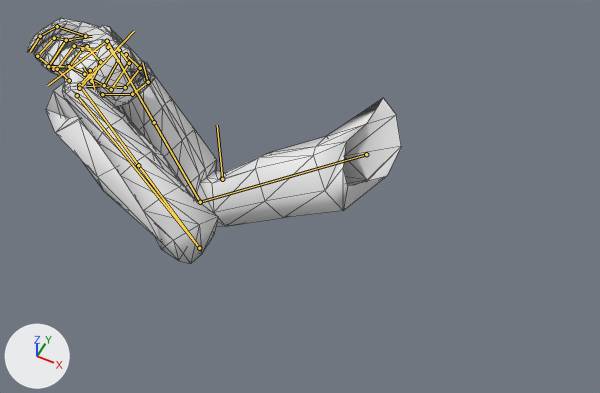
An edit to the glTF model assets/models/princess_viewmodel.glb, drawn before and after from the same camera.
One viewpoint serves both versions: a 50 mm lens placed at (4.35, -6.37, 7.2), pointed at (1.15, 0.03, -0.8). Every picture has the same lights, and +X, +Y and +Z are marked at lower left. The first picture is the older version. Both versions are drawn at frame 18 of the action 'light_attack_01'; the numbers are the values there. The bones that change, and the others that lie on the model, are drawn over the model as lines. Mesh edges are drawn as thin lines.

In view in the first picture: 'arms_mesh'.
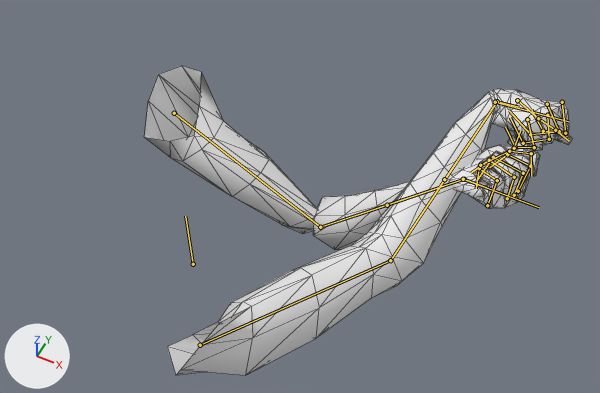
What the commit changed:
Bone 'root' (bone_root) moves from (0.0, 0.0, 0.0) to (0.9, -0.81, 0.0).
Bone 'root' (bone_root) turns from (0, 10, 0) to (0, -53, 0) degrees about its own x, y and z.
Bone 'bicep.l' (bone_bicep_l) turns from (-31, 18, -131) to (59, 37, -31) degrees about its own x, y and z.
Bone 'forearm.l' (bone_forearm_l) turns from (85, 48, -74) to (-34, 154, -1) degrees about its own x, y and z.
Bone 'forearm.Twist0.l' (bone_forearm_twist0_l) turns from (0, -38, 0) to (0, 40, 0) degrees about its own x, y and z.
Bone 'forearm.Twist1.l' (bone_forearm_twist1_l) turns from (0, -38, 0) to (0, 40, 0) degrees about its own x, y and z.
Bone 'wrist.l' (bone_wrist_l) turns from (32, -114, 46) to (104, 48, 104) degrees about its own x, y and z.
Bone 'bicep.r' (bone_bicep_r) turns from (-3, -58, 103) to (88, -22, 13) degrees about its own x, y and z.
Bone 'forearm.r' (bone_forearm_r) turns from (37, -1, 4) to (-7, 0, -1) degrees about its own x, y and z.
Bone 'forearm.Twist0.r' (bone_forearm_twist0_r) turns from (0, 11, 0) to (0, -19, 0) degrees about its own x, y and z.
Bone 'forearm.Twist1.r' (bone_forearm_twist1_r) turns from (0, 11, 0) to (0, -19, 0) degrees about its own x, y and z.
Bone 'wrist.r' (bone_wrist_r) turns from (-125, 28, -43) to (30, -120, -110) degrees about its own x, y and z.

Changed parts and their boxes [x1, y1, x2, y2] in the pictures (600 x 393 px):
'arms_mesh', posed (14% wider, 26% taller): before [27, 18, 401, 263]; after [145, 66, 572, 375]
bone 'root', root to tip: before (222, 179) to (217, 125); after (193, 264) to (185, 216)
bone 'bicep.l', root to tip: before (77, 95) to (199, 248); after (174, 113) to (320, 227)
bone 'forearm.l', root to tip: before (199, 248) to (79, 85); after (320, 227) to (464, 179)
bone 'forearm.Twist0.l', root to tip: before (199, 248) to (138, 165); after (320, 227) to (387, 205)
bone 'forearm.Twist1.l', root to tip: before (138, 165) to (79, 85); after (387, 205) to (464, 179)
bone 'wrist.l', root to tip: before (79, 85) to (96, 67); after (464, 179) to (486, 187)
bone 'bicep.r', root to tip: before (366, 154) to (200, 202); after (200, 345) to (390, 260)
bone 'forearm.r', root to tip: before (200, 202) to (107, 41); after (390, 260) to (497, 101)
bone 'forearm.Twist0.r', root to tip: before (200, 202) to (154, 122); after (390, 260) to (444, 179)
bone 'forearm.Twist1.r', root to tip: before (154, 122) to (107, 41); after (444, 179) to (497, 101)
bone 'wrist.r', root to tip: before (107, 41) to (89, 54); after (497, 101) to (519, 107)
